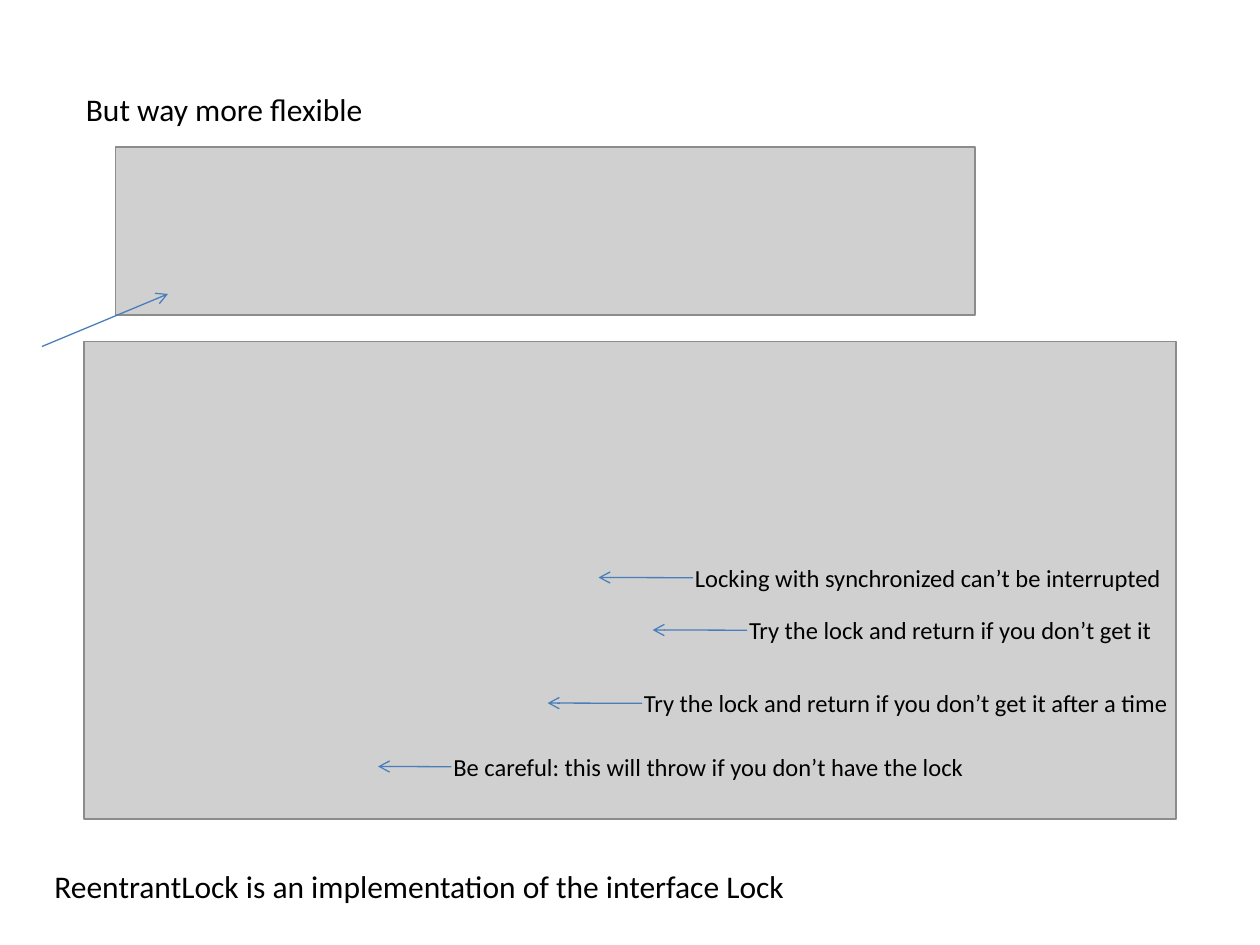
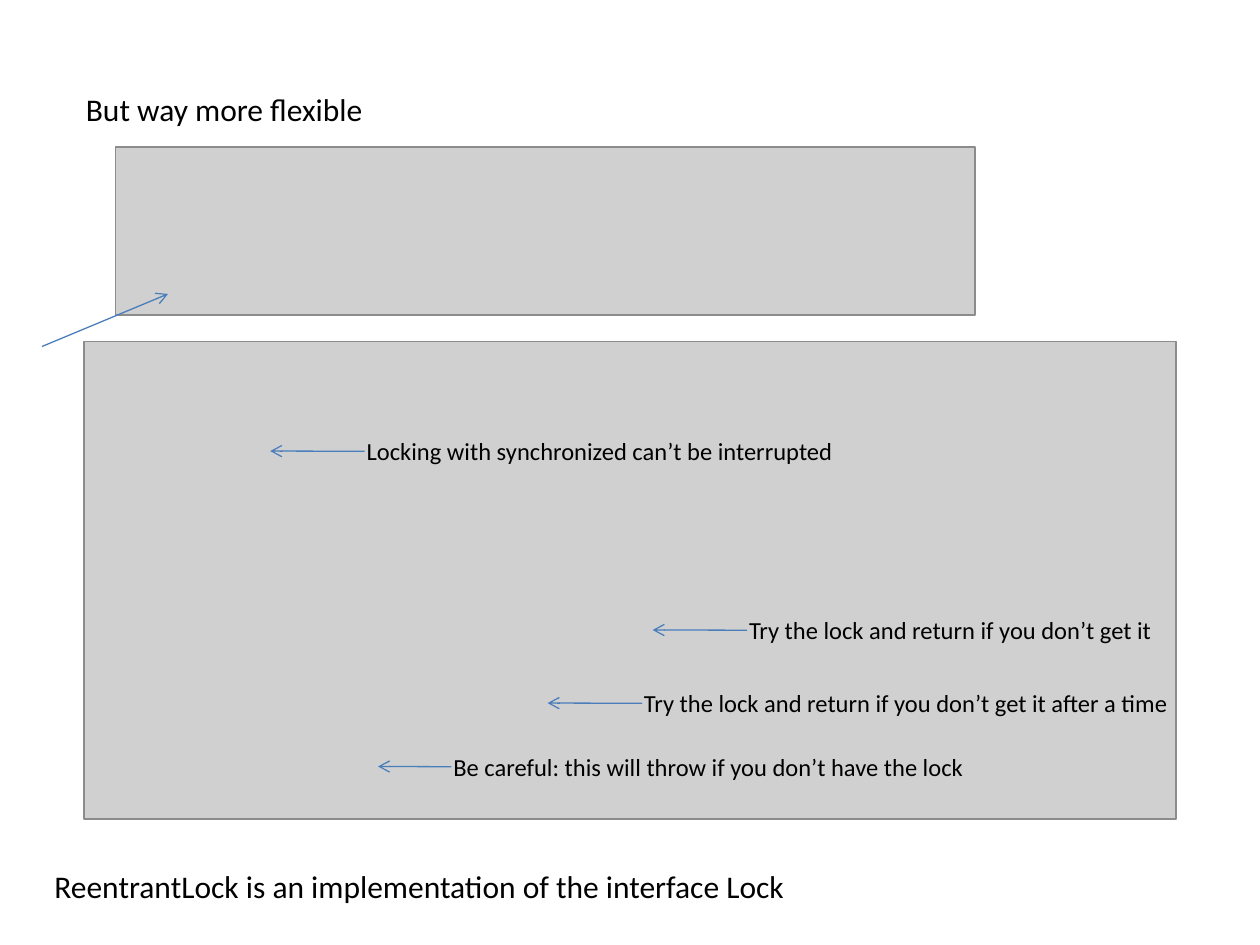
Before and after one commit to afodor/afodor.github.io, a slide deck: slide 9 of classes/prog2016/Prog3-Lecture18.pptx. Drawn at 1260x945 pixels with LibreOffice and Linux fonts; fonts in the diff are those of the drawing; grey boxes stand for pictures. Boxes give left, top, right and bottom in pixels: in the first picture for what was removed or moved away, otherwise in the second. Text is boxed around its words. In the diff, an @@ line names an element or a change of style, - is before the commit and + after.

Commit message:
small update to lecture 18

```diff
--- a/classes/prog2016/Prog3-Lecture18.pptx
+++ b/classes/prog2016/Prog3-Lecture18.pptx
@@ text "Locking with synchronized can’t be ...": place and size @@
-text "Locking with synchronized can’t be ..." at [695, 570, 1160, 592]
+text "Locking with synchronized can’t be ..." at [367, 443, 832, 465]
@@ arrow moved from (693, 578) - (598, 577) to (364, 451) - (270, 451) @@
```
